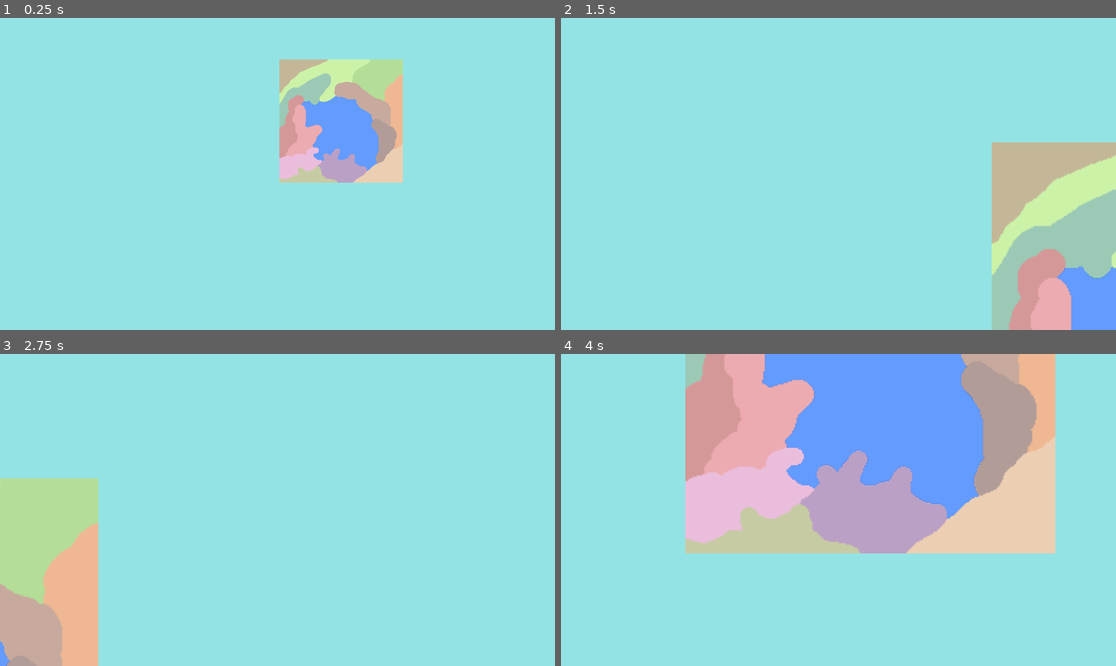
Above: before the commit, frames 1-4 (two rows, left to right).
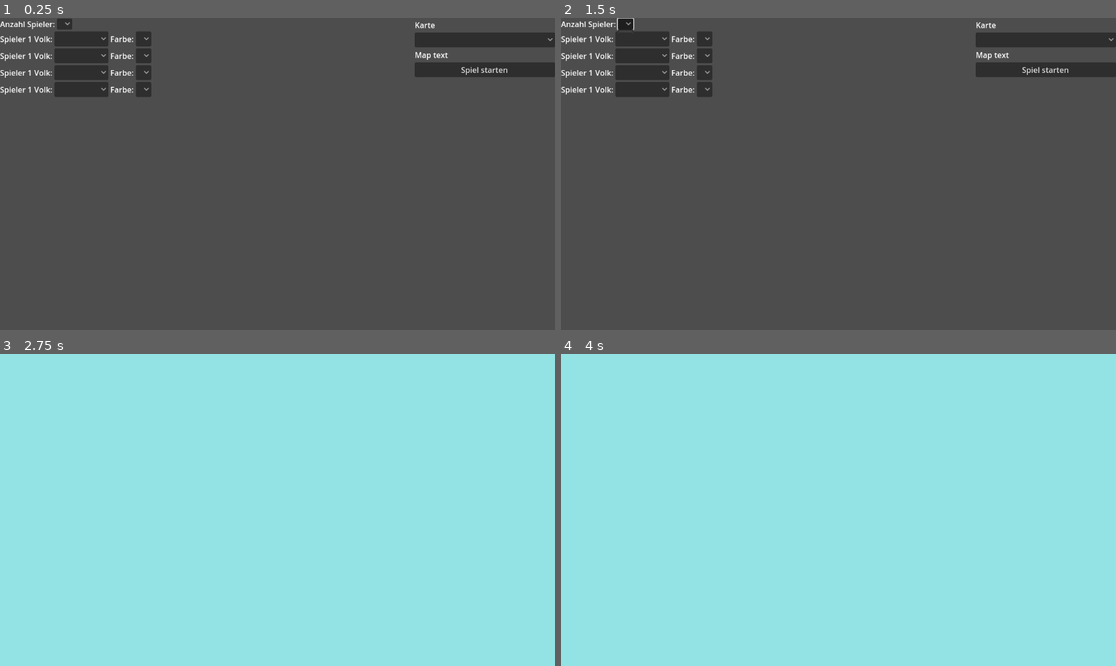
Above: after the commit, the same moments.

Repository: aarond077/risky-warlords
Game: Godot game, scene res://src/UI/scenario_menu.tscn
Same seed, same stepped clock (60 frames per second), same inputs: the game is played once before the commit and once after it. Before the commit the project starts from res://src/Scenario/scenario.tscn.
Inputs (mouse positions are in pixels of both pictures, inside the frame that each line leads up to):
- Up to frame 1 (0.25 s): no input
- Up to frame 2 (1.5 s): click (1043, 39) at 0.52 s; click (627, 24) at 1.27 s
- Up to frame 3 (2.75 s): click (482, 407) at 2 s, where only the run after the commit has a clickable "Spiel starten"
- Up to frame 4 (4 s): tap Enter at 2.75 s; move the mouse to (960, 494) at 2.77 s; hold Mouse wheel up (zoom_in) 2.78-3.53 s; click (960, 494) at 2.92 s; tap Space at 3.5 s; move the mouse to (727, 525) at 3.52 s; tap Mouse wheel down (zoom_out) at 3.6 s; click (727, 525) at 3.67 s

The runs differ from the first frame. In frame 1, 100% of the frame differs, in the area x 0-100%, y 0-100%; in frame 2, 100%; in frame 3, 11%; in frame 4, 43%.
Error after the commit: Cannot call method 'get_image' on a null value. (res://src/Scenario/scenario.gd:32)

Commit message:
implemented changing maps at runtime

Diff:
--- a/project.godot
+++ b/project.godot
@@ -11,7 +11,7 @@
 [application]
 
 config/name="RiskyWarlords"
-run/main_scene="res://src/Scenario/scenario.tscn"
+run/main_scene="res://src/UI/scenario_menu.tscn"
 config/features=PackedStringArray("4.1", "Forward Plus")
 config/icon="res://icon.svg"
 
@@ -19,6 +19,7 @@
 
 SaveLoadManager="*res://src/Logic/save_load_manager.tscn"
 SceneManager="*res://src/Logic/scene_manager.tscn"
+ScenarioDataManager="*res://src/Logic/scenario_data_manager.gd"
 
 [input]
 
--- a/src/Logic/scenario_data_manager.gd
+++ b/src/Logic/scenario_data_manager.gd
@@ -1,6 +1,7 @@
 extends Node2D
 
 @export var scenario_map_name : String
+@export var scenario_map_region_data_name : String
 @export var scenario_players : int
 @export var maps : Array[String]
 @export var nations : Array[String]
--- a/src/Scenario/scenario.gd
+++ b/src/Scenario/scenario.gd
@@ -1,26 +1,40 @@
 extends Node2D
 
-@export var mapImage : Sprite2D
 
-@onready var mapName : String = "Schattensee"
+@onready var map_name : String #= "BuchtVonDessus"
+@onready var map_regions_data_name : String #= "bucht_von_dessus.txt"
+@onready var map_image : Sprite2D = $MapSprite
 
 # Called when the node enters the scene tree for the first time.
 func _ready():
 	#for child in get_children():
 	#	print(child.name)
-	load_regions()
+	await load_data()
+	call_deferred("load_regions")
 
 
 # Called every frame. 'delta' is the elapsed time since the previous frame.
 func _process(delta):
 	pass
 
+func load_data():
+	self.map_name = ScenarioDataManager.scenario_map_name
+	self.map_regions_data_name = ScenarioDataManager.scenario_map_name
+	map_image.texture = ResourceLoader.load("res://art/Maps/" + map_name + "/" + map_name + ".png" )
+	#map_image.texture = ResourceLoader.load("res://art/Maps/Bucht/Bucht.png")
+	#map_image.texture = ResourceLoader.load("res://art/Maps/Schattensee/Schattensee.png")
+	#map_image.texture = ResourceLoader.load("res://art/Maps/Test/Test.png")
+
+
 #Loads the regions of the map using the distinct colors of the map.
 #Also assigns polygons according to the regions shape
 func load_regions():
-	var image = mapImage.get_texture().get_image()
+	var image = map_image.get_texture().get_image()
 	var pixel_color_dict = get_pixel_color_dict(image)
-	var regions_dict = import_file("res://data/Maps/Schattensee/schattensee.txt")
+	var regions_dict = import_file("res://data/Maps/" + map_name + "/" + map_name + ".txt")
+	#var regions_dict = import_file("res://data/Maps/Bucht/Bucht.txt")
+	#var regions_dict = import_file("res://data/Maps/Schattensee/Schattensee.txt")
+	#var regions_dict = import_file("res://data/Maps/Test/Test.txt")
 
 	for region_color in regions_dict:
 		var region = load("res://src/Region/region_area.tscn").instantiate()
--- a/src/Scenario/scenario.tscn
+++ b/src/Scenario/scenario.tscn
@@ -1,8 +1,7 @@
-[gd_scene load_steps=6 format=3 uid="uid://d1xk2lv80lqnp"]
+[gd_scene load_steps=5 format=3 uid="uid://d1xk2lv80lqnp"]
 
 [ext_resource type="Script" path="res://src/Scenario/game_manager.gd" id="1_3288w"]
 [ext_resource type="Script" path="res://src/Scenario/scenario.gd" id="2_dxbxk"]
-[ext_resource type="Texture2D" uid="uid://lk67e8h43735" path="res://art/Maps/Schattensee/schattensee.png" id="3_s8wrb"]
 [ext_resource type="Script" path="res://src/Scenario/zooming_camera.gd" id="4_j537l"]
 [ext_resource type="Texture2D" uid="uid://dlkney4tf5fes" path="res://art/Background/background_blue.png" id="5_dpw3n"]
 
@@ -10,13 +9,11 @@
 process_mode = 3
 script = ExtResource("1_3288w")
 
-[node name="Scenario" type="Node2D" parent="." node_paths=PackedStringArray("mapImage")]
+[node name="Scenario" type="Node2D" parent="."]
 process_mode = 1
 script = ExtResource("2_dxbxk")
-mapImage = NodePath("MapSprite")
 
 [node name="MapSprite" type="Sprite2D" parent="Scenario"]
-texture = ExtResource("3_s8wrb")
 centered = false
 
 [node name="Regions" type="Node2D" parent="Scenario"]
--- /dev/null
+++ b/src/UI/map_options.gd
@@ -0,0 +1,16 @@
+extends OptionButton
+
+
+# Called when the node enters the scene tree for the first time.
+func _ready():
+	pass # Replace with function body.
+
+
+# Called every frame. 'delta' is the elapsed time since the previous frame.
+func _process(delta):
+	pass
+
+
+func _on_item_selected(index):
+	print(self.text)
+	ScenarioDataManager.scenario_map_name = self.text
--- a/src/UI/scenario_menu.tscn
+++ b/src/UI/scenario_menu.tscn
@@ -1,5 +1,6 @@
-[gd_scene load_steps=2 format=3 uid="uid://437sko08ilnu"]
+[gd_scene load_steps=3 format=3 uid="uid://437sko08ilnu"]
 
+[ext_resource type="Script" path="res://src/UI/map_options.gd" id="1_bocwq"]
 [ext_resource type="Script" path="res://src/UI/start_game_button.gd" id="1_eug7t"]
 
 [node name="scenario_menu" type="Node2D"]
@@ -22,11 +23,18 @@
 layout_mode = 2
 text = "Karte"
 
-[node name="OptionButton" type="OptionButton" parent="CanvasLayer/VBoxContainer"]
+[node name="MapOptions" type="OptionButton" parent="CanvasLayer/VBoxContainer"]
 layout_mode = 2
-item_count = 1
+item_count = 4
 popup/item_0/text = "Schattensee"
 popup/item_0/id = 0
+popup/item_1/text = "BuchtSmall"
+popup/item_1/id = 1
+popup/item_2/text = "Test"
+popup/item_2/id = 2
+popup/item_3/text = "Test2"
+popup/item_3/id = 3
+script = ExtResource("1_bocwq")
 
 [node name="Label2" type="Label" parent="CanvasLayer/VBoxContainer"]
 layout_mode = 2
@@ -180,4 +188,5 @@
 [node name="OptionButton2" type="OptionButton" parent="CanvasLayer/VBoxContainer2/HBoxContainer5"]
 layout_mode = 2
 
+[connection signal="item_selected" from="CanvasLayer/VBoxContainer/MapOptions" to="CanvasLayer/VBoxContainer/MapOptions" method="_on_item_selected"]
 [connection signal="pressed" from="CanvasLayer/VBoxContainer/StartGameButton" to="CanvasLayer/VBoxContainer/StartGameButton" method="_on_pressed"]
--- a/src/UI/start_game_button.gd
+++ b/src/UI/start_game_button.gd
@@ -12,4 +12,4 @@
 
 #executes on click of the button
 func _on_pressed():
-	pass
+	SceneManager.switch_scene("Scenario")
Binary file added: art/Maps/Bucht/Bucht.png
Not shown, added: art/Maps/Bucht/Bucht.png.import
Binary file added: art/Maps/BuchtSmall/BuchtSmall.png
Not shown, added: art/Maps/BuchtSmall/BuchtSmall.png.import
Not shown, changed: art/Maps/Schattensee/schattensee.png.import
Binary file added: art/Maps/Test/Test.png
Not shown, added: art/Maps/Test/Test.png.import
Binary file added: art/Maps/Test2/Test2.png
Not shown, added: art/Maps/Test2/Test2.png.import
Not shown, added: data/Maps/BuchtSmall/BuchtSmall.txt
Not shown, changed: data/Maps/Schattensee/schattensee.txt
Not shown, added: data/Maps/Test/test.txt
(and 1 more such lines)
